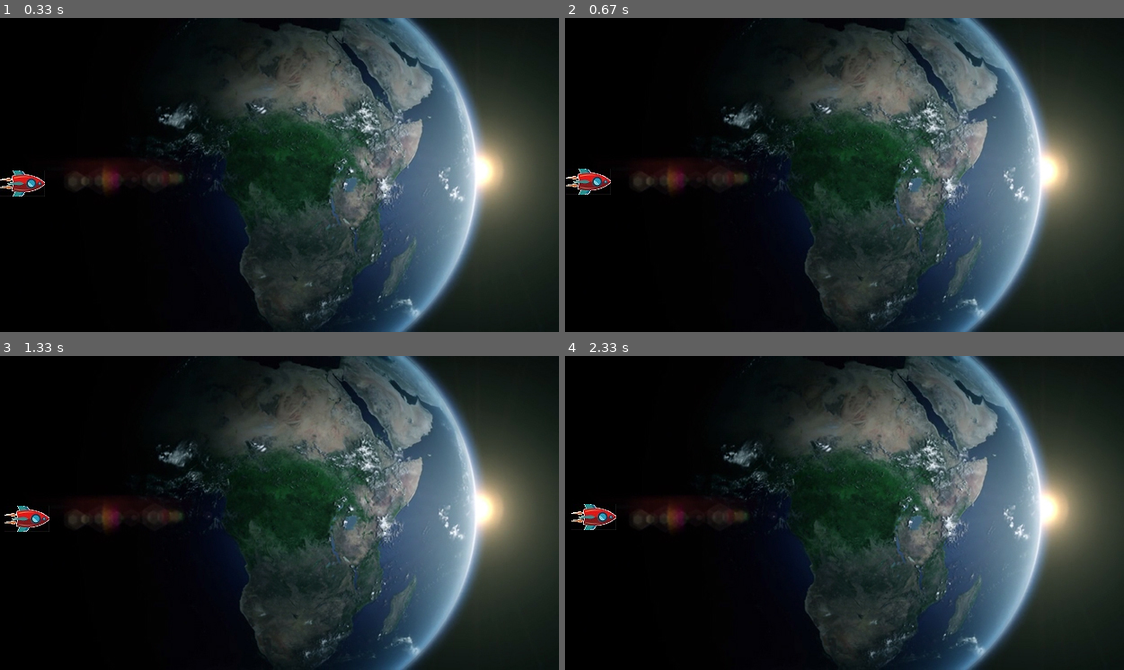
Above: before the commit, frames 1-4 (two rows, left to right).
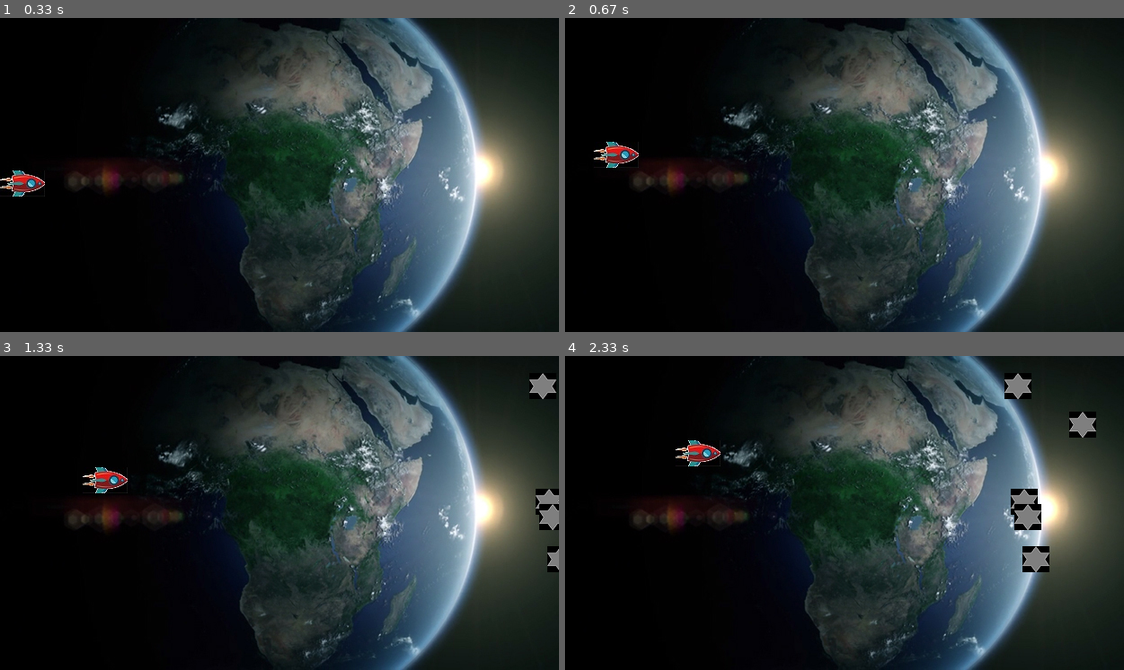
Above: after the commit, the same moments.

Repository: hyq1124/pygame-airship
Game: pygame game, started from 游戏/飞船.py
Same seed, same stepped clock (60 frames per second), same inputs: the game is played once before the commit and once after it.
Inputs:
- Up to frame 1 (0.33 s): no input
- Up to frame 2 (0.67 s): hold W from 0.33 s (still down); hold Right from 0.33 s (still down)
- Up to frame 3 (1.33 s): release W at 0.8 s; release Right at 0.8 s; hold Right 0.83-1.3 s
- Up to frame 4 (2.33 s): hold W 1.33-1.63 s; hold Right 1.67-2.13 s; hold A from 2.17 s (still down)

Frame 1 is identical in both runs. In frame 2, 0.8% of the frame differs, in the area x 0-14%, y 39-57%; in frame 3, 1.7%; in frame 4, 2.6%, in the area x 1-96%, y 5-69%.

Commit message:
Update 飞船.py

Diff:
--- a/游戏/飞船.py
+++ b/游戏/飞船.py
@@ -1,5 +1,7 @@
 import pygame
 from random import randint
+
+
 class Game():
     # 初始化
     pygame.init()
@@ -32,23 +34,23 @@
 
     # 向上移动
     def move_up(self):
-        if airship.y > 0:
-            airship.y -= 0.1
+        if self.y > 0:
+            self.y -= 1
 
     # 向下移动
     def move_down(self):
         if self.y < 315:
-            self.y += 0.1
+            self.y += 1
 
     # 向左移动
     def move_left(self):
         if self.x > 0:
-            self.x -= 0.1
+            self.x -= 1
 
     # 向右移动
     def move_right(self):
         if self.x < 570:
-            self.x += 0.1
+            self.x += 1
 
     @staticmethod
     def move():
@@ -67,28 +69,71 @@
             airship.move_right()
 
 
-class Bown():
+# 动画精灵
+# 用该方法承载障碍物使其移动
+class SkierClass(pygame.sprite.Sprite):
     def __init__(self):
-        self.x = 700
-        self.y = randint(0, 350)
+        pygame.sprite.Sprite.__init__(self)
+        # 加载图片
+        self.image = pygame.image.load("start.jpg")
+        # 矩形框选图片获取位置，大小
+        self.rect = self.image.get_rect()
+        # 设置位置
+        self.rect.left, self.rect.top = [Game.background.get_width()+randint(50, 200), randint(0, Game.background.get_height() - 50 )]
+        # 设置速度
+        self.speed = [-1, 0]
 
-    def createbown(self):
-        pygame.draw.circle(Game.background, [randint(0, 256), randint(0, 256), randint(0, 256)], [self.x, self.y], 15)
+    def move(self):
+        self.rect = self.rect.move(self.speed)
+
+
+
+# 创建图形
+# class Bown():
+#     def __init__(self):
+#         self.x = 700
+#         self.y = randint(0, 350)
+#
+#     def createbown(self):
+#         pygame.draw.circle(Game.background, [randint(0, 256), randint(0, 256), randint(0, 256)], [self.x, self.y], 15)
 
     # circle(Surface, color, pos, radius, width=0)
+
 
 if __name__ == '__main__':
     # 创建对象
     g = Game()
     airship = AirShip()
-
+    skl = []
+    for i in range(5):
+        sk = SkierClass()
+        skl.append(sk)
+    sc = 0
     while True:
         # 添加背景图
         g.window.blit(g.background, (0, 0))
         # 添加飞船图片
         g.window.blit(g.airship, (airship.x, airship.y))
+        # 添加障碍物图片
         # 移动飞船
         airship.move()
+        # 移动障碍物
+        for j in range(5):
+            g.window.blit(skl[j].image, skl[j].rect)
+            skl[j].move()
+
+        # 障碍物循环出现
+        for k in range(5):
+            if skl[k].rect.left < -randint(50, 200):
+                skl[k].rect.left, skl[k].rect.top = [Game.background.get_width() + randint(50, 1000), randint(0, Game.background.get_height() - 50) ]
+
+        # 调整障碍物速度
+        sc += 1
+
+        if sc >= 500:
+            for l in range(5):
+                skl[l].speed[0] -= 1
+            sc = 0
 
         # 创建事件
         walk = pygame.event.get()
@@ -100,23 +145,8 @@
                 exit()
             # 判断是否按键
             # if l.type == pygame.KEYDOWN:
-                # if l.key == pygame.K_DOWN or l.key == pygame.K_s:
-                #     if airship.y < 315:
-                #         airship.y += 5
-                #         print('↓')
-                # if l.key == pygame.K_UP or l.key == pygame.K_w:
-                #     if airship.y > 0:
-                #         airship.y -= 5
-                #         print('↑')
-                # if l.key == pygame.K_LEFT or l.key == pygame.K_a:
-                #     if airship.x > 0:
-                #         airship.x -= 5
-                #         print('←')
-                # if l.key == pygame.K_RIGHT or l.key == pygame.K_d:
-                #     if airship.x < 570:
-                #         airship.x += 5
-                #         print('→')
-
+            # if l.key == pygame.K_DOWN or l.key == pygame.K_s:
+            #    pass
         # 停止音乐
         # pygame.mixer.music.stop()
 
@@ -124,4 +154,4 @@
         pygame.display.update()
         # pygame.display.flip()
         # 延时
-        # pygame.time.delay()
+        pygame.time.delay(10)
